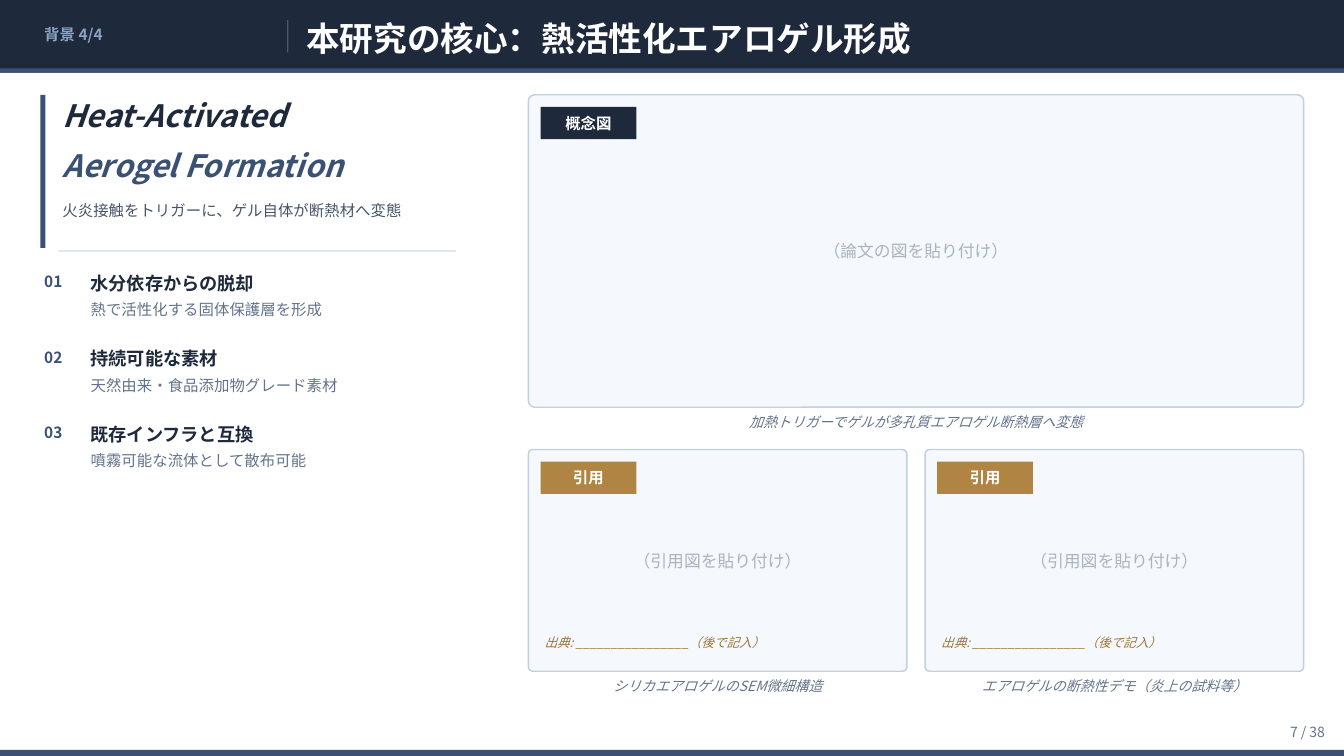
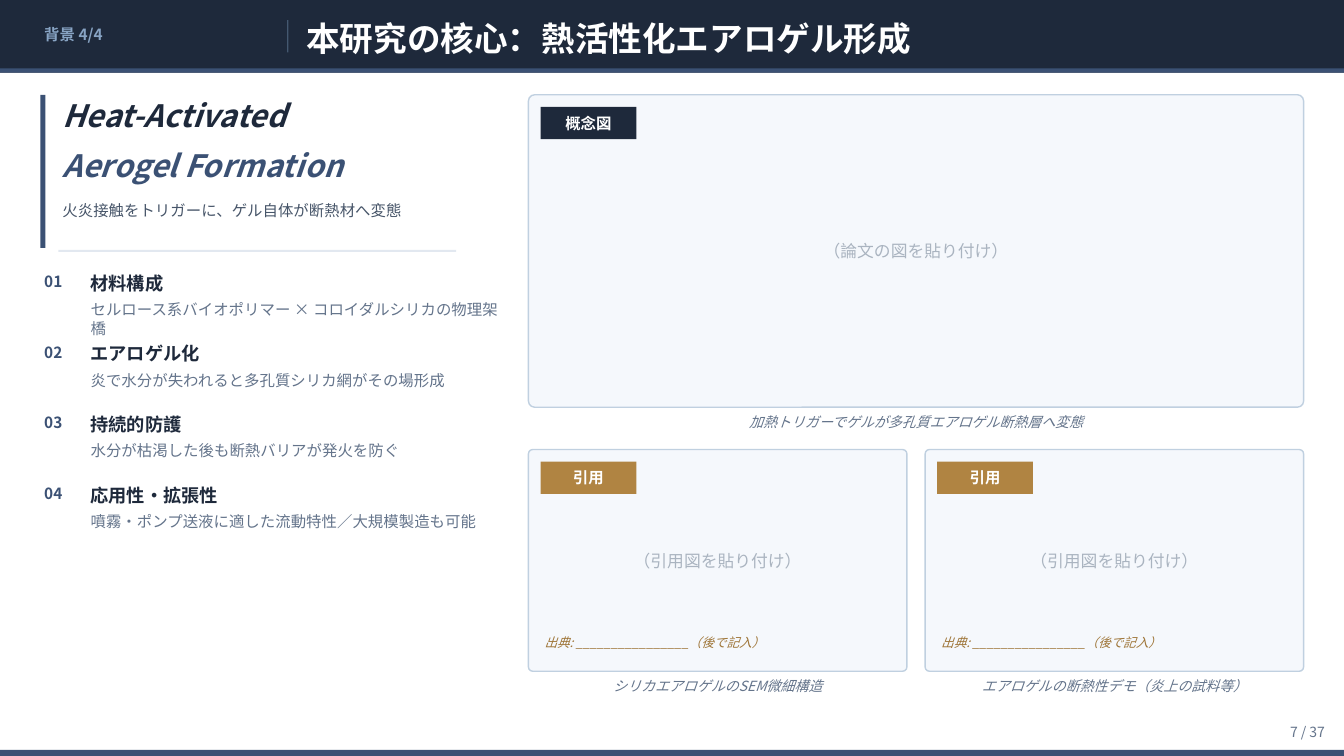
Before and after one commit to ytaisei0525-design/my-first-claude, a slide deck: slide 7 of slides.pptx. Drawn at 1344x756 pixels with LibreOffice and Linux fonts; fonts in the diff are those of the drawing. Boxes give left, top, right and bottom in pixels: in the first picture for what was removed or moved away, otherwise in the second. Text is boxed around its words. In the diff, an @@ line names an element or a change of style, - is before the commit and + after.

```diff
--- a/slides.pptx
+++ b/slides.pptx
@@ text at (91,274,164,292): text changed @@
-水分依存からの脱却
+材料構成
@@ text removed at (91,302,322,317) @@
-熱で活性化する固体保護層を形成
@@ text added at (91,302,498,335), 11 pt, text #64748B @@
+セルロース系バイオポリマー × コロイダルシリカの物理架橋
@@ text "02": place and size @@
-text "02" at (44,351,62,363)
+text "02" at (44,346,62,358)
@@ text added at (91,344,200,362), 13 pt, text #1E293B, bold @@
+エアロゲル化
@@ text removed at (91,378,338,392) @@
-天然由来・食品添加物グレード素材
@@ text added at (91,373,445,387), 11 pt, text #64748B @@
+炎で水分が失われると多孔質シリカ網がその場形成
@@ text "03": place and size @@
-text "03" at (44,426,62,438)
+text "03" at (44,416,62,428)
@@ text at (91,415,182,433): text changed @@
-持続可能な素材
+持続的防護
@@ text removed at (91,425,254,443) @@
-既存インフラと互換
@@ text added at (91,443,400,457), 11 pt, text #64748B @@
+水分が枯渇した後も断熱バリアが発火を防ぐ
@@ text removed at (91,453,307,467) @@
-噴霧可能な流体として散布可能
@@ text added at (44,487,62,499), 11 pt, text #3B5174, bold @@
+04
@@ text added at (91,486,218,504), 13 pt, text #1E293B, bold @@
+応用性・拡張性
@@ text added at (91,514,476,528), 11 pt, text #64748B @@
+噴霧・ポンプ送液に適した流動特性／大規模製造も可能
@@ text at (1290,726,1325,737): text changed @@
-7 / 38
+7 / 37
```
Also in this commit, not shown: 35 other slides changed, 1 slide added, 2 slides removed, 6 other files.
